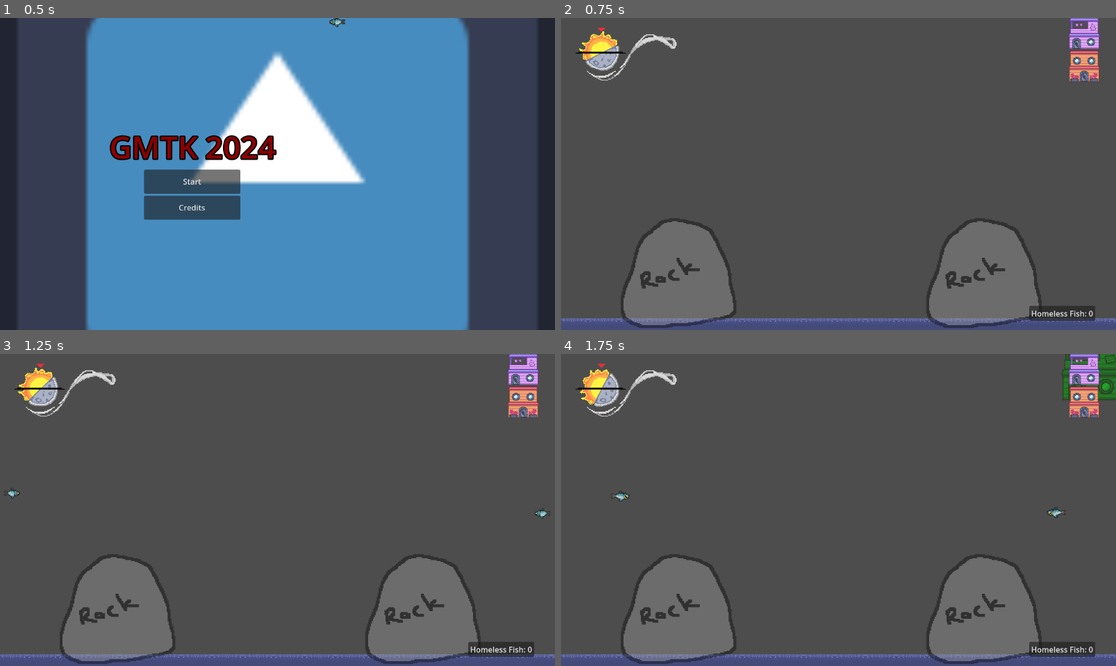
Above: before the commit, frames 1-4 (two rows, left to right).
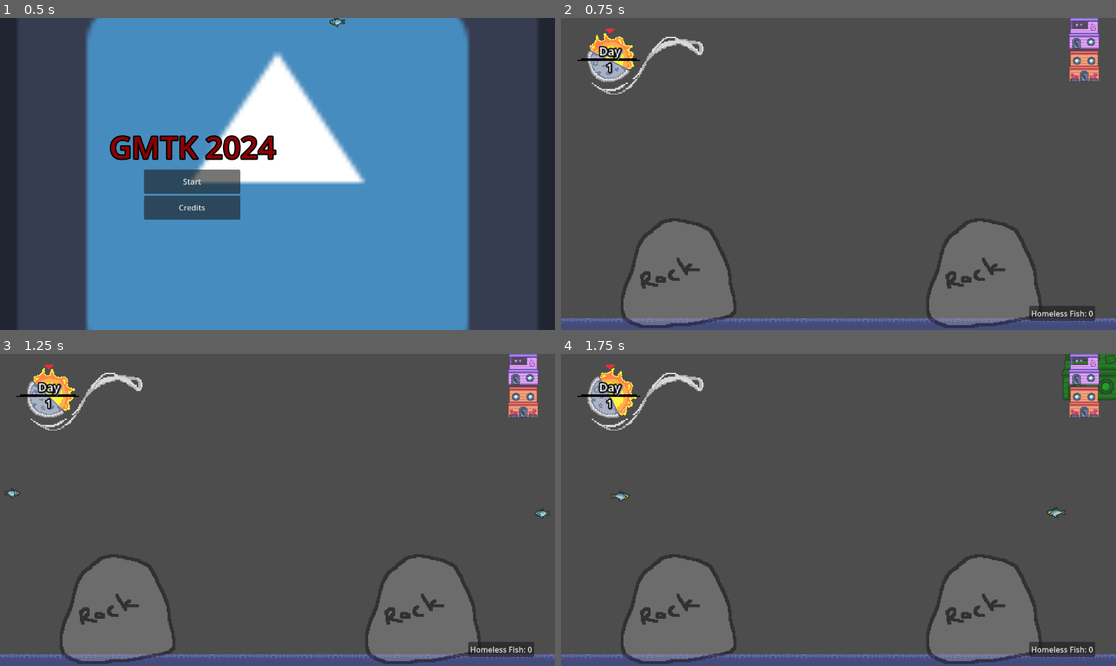
Above: after the commit, the same moments.

Repository: Glue-N-Wrench/built-for-scales
Game: Godot game, scene res://PlayableScenes/MainMenu.tscn
Same seed, same stepped clock (60 frames per second), same inputs: the game is played once before the commit and once after it. The engine's default icon, where the game draws it, is replaced by a stand-in: a white triangle on a blue panel in a dark square.
Inputs (mouse positions are in pixels of both pictures, inside the frame that each line leads up to):
- Up to frame 1 (0.5 s): no input
- Up to frame 2 (0.75 s): click "Start" at 0.5 s
- Up to frame 3 (1.25 s): no input
- Up to frame 4 (1.75 s): click (1093, 369) at 1.25 s

Frame 1 is identical in both runs. In frame 2, 1.6% of the frame differs, in the area x 2-26%, y 3-25%; in frame 3, 1.6%; in frame 4, 1.6%.

Commit message:
made day indicator

Diff:
--- a/Globals/Managers/TurnManager.gd
+++ b/Globals/Managers/TurnManager.gd
@@ -5,14 +5,17 @@
 	0: preload("res://Objects/Fish/fish.tscn")
 	}
 
-var roundTime = 10 #seconds in a round
+var dayCount = 0
+signal updateDay # a signal for the UI
+const roundTime = 10 #seconds in a round
 var roundTimer = 0
-var weekTime = 7 #rounds in a week
+const weekTime = 7 #rounds in a week
 var weekTimer = 0
-
 
 func _process(delta):
 	roundTimer -= delta
 	if roundTimer < 0:
 		roundTimer = roundTime
+		dayCount += 1
 		FishManager.makeNewFishBatch(2)
+		updateDay.emit()
--- a/UI/statsUI/DayIndicator.gd
+++ b/UI/statsUI/DayIndicator.gd
@@ -1,4 +1,10 @@
 extends TextureRect
 
+func _ready():
+	TurnManager.updateDay.connect(_on_day_update)
+
+func _on_day_update():
+	$Label.text = "Day\n"+str(TurnManager.dayCount)
+
 func _process(delta):
-	$Sun.rotation = (TurnManager.roundTimer / TurnManager.roundTime) * TAU
+	$Sun.rotation = -(TurnManager.roundTimer / TurnManager.roundTime) * TAU
--- a/UI/statsUI/mainUI.tscn
+++ b/UI/statsUI/mainUI.tscn
@@ -14,6 +14,15 @@
 [sub_resource type="AtlasTexture" id="AtlasTexture_fwgeq"]
 atlas = ExtResource("5_6uqes")
 region = Rect2(320, 26, 42, 42)
+
+[sub_resource type="LabelSettings" id="LabelSettings_qgtpi"]
+line_spacing = 0.0
+font_size = 13
+outline_size = 6
+outline_color = Color(0, 0, 0, 1)
+shadow_size = 2
+shadow_color = Color(0.407924, 0.472931, 0.776326, 1)
+shadow_offset = Vector2(2, 1)
 
 [node name="MainUI" type="CanvasLayer"]
 
@@ -67,7 +76,7 @@
 offset_top = 12.0
 offset_right = 131.0
 offset_bottom = 84.0
-scale = Vector2(2, 2)
+scale = Vector2(2.5, 2.5)
 
 [node name="DayIndicator" type="TextureRect" parent="TopLeftContainer"]
 layout_mode = 2
@@ -93,6 +102,18 @@
 pivot_offset = Vector2(21, 21)
 texture = SubResource("AtlasTexture_fwgeq")
 
+[node name="Label" type="Label" parent="TopLeftContainer/DayIndicator"]
+layout_mode = 0
+offset_left = 11.0
+offset_top = 16.0
+offset_right = 76.0
+offset_bottom = 67.0
+scale = Vector2(0.75, 0.75)
+text = "Day
+1"
+label_settings = SubResource("LabelSettings_qgtpi")
+horizontal_alignment = 1
+
 [connection signal="pressed" from="BuldingMenu/House 2" to="BuldingMenu/House 2" method="_on_pressed"]
 [connection signal="pressed" from="BuldingMenu/House 1" to="BuldingMenu/House 1" method="_on_pressed"]
 [connection signal="pressed" from="StatsUi/HomelessFish" to="StatsUi" method="_on_homeless_fish_pressed"]
Not shown: 1 places in PlayableScenes/MainMenu.tscn that only renumber resources
Not shown: 1 places in UI/statsUI/mainUI.tscn that only renumber resources
